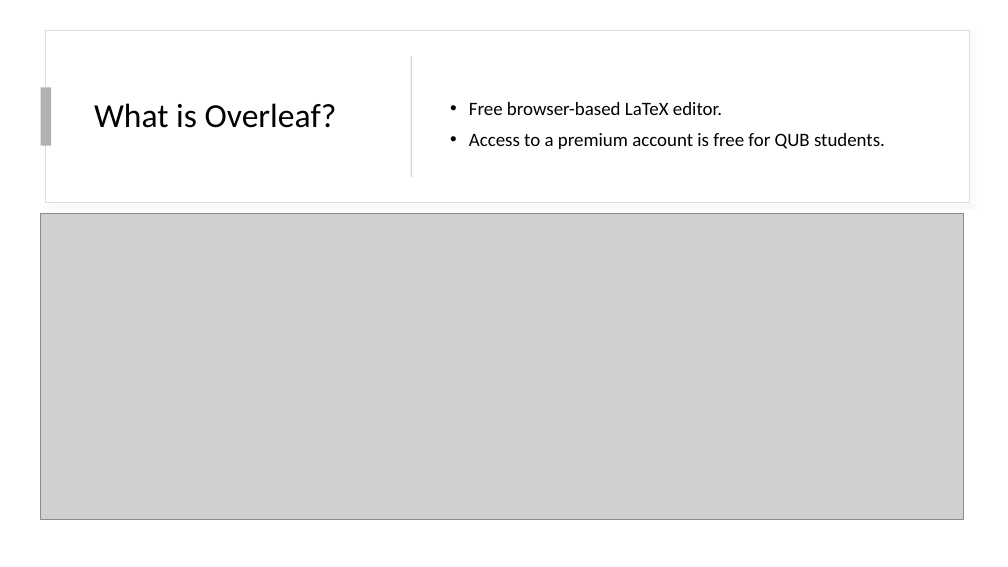
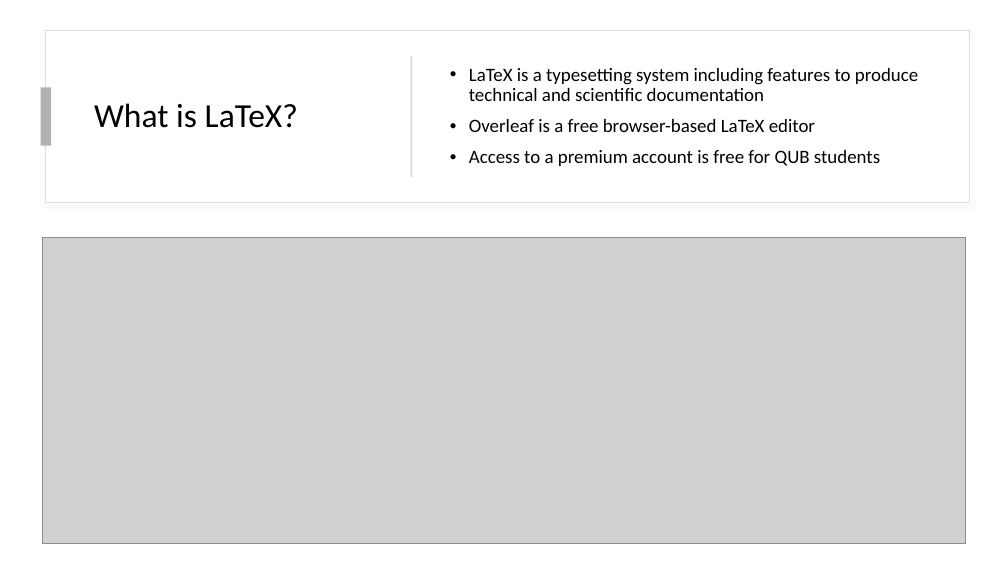
Before and after one commit to ocunningham08/LaTeX-Workshop, a slide deck: slide 2 of Workshop.pptx (slide 8 before the commit). Drawn at 1008x567 pixels with LibreOffice and Linux fonts; fonts in the diff are those of the drawing; grey boxes stand for pictures. Boxes give left, top, right and bottom in pixels: in the first picture for what was removed or moved away, otherwise in the second. Text is boxed around its words. In the diff, an @@ line names an element or a change of style, - is before the commit and + after.

Commit message:
Add files via upload
Updated Powerpoint and Template Document

```diff
--- a/Workshop.pptx
+++ b/Workshop.pptx
@@ text at (x1=469, y1=68, x2=918, y2=166): text changed @@
-• Free browser-based LaTeX editor.
-• Access to a premium account is free for QUB students.
+• LaTeX is a typesetting system including features to produce technical and scientific documentation
+• Overleaf is a free browser-based LaTeX editor
+• Access to a premium account is free for QUB students
@@ title at (x1=94, y1=103, x2=298, y2=128): text changed @@
-What is Overleaf?
+What is LaTeX?
@@ picture moved from (x1=41, y1=214, x2=964, y2=520) to (x1=42, y1=237, x2=966, y2=543) @@
```
Also in this commit, not shown: 21 other slides changed, 6 slides removed, 1 other file.
